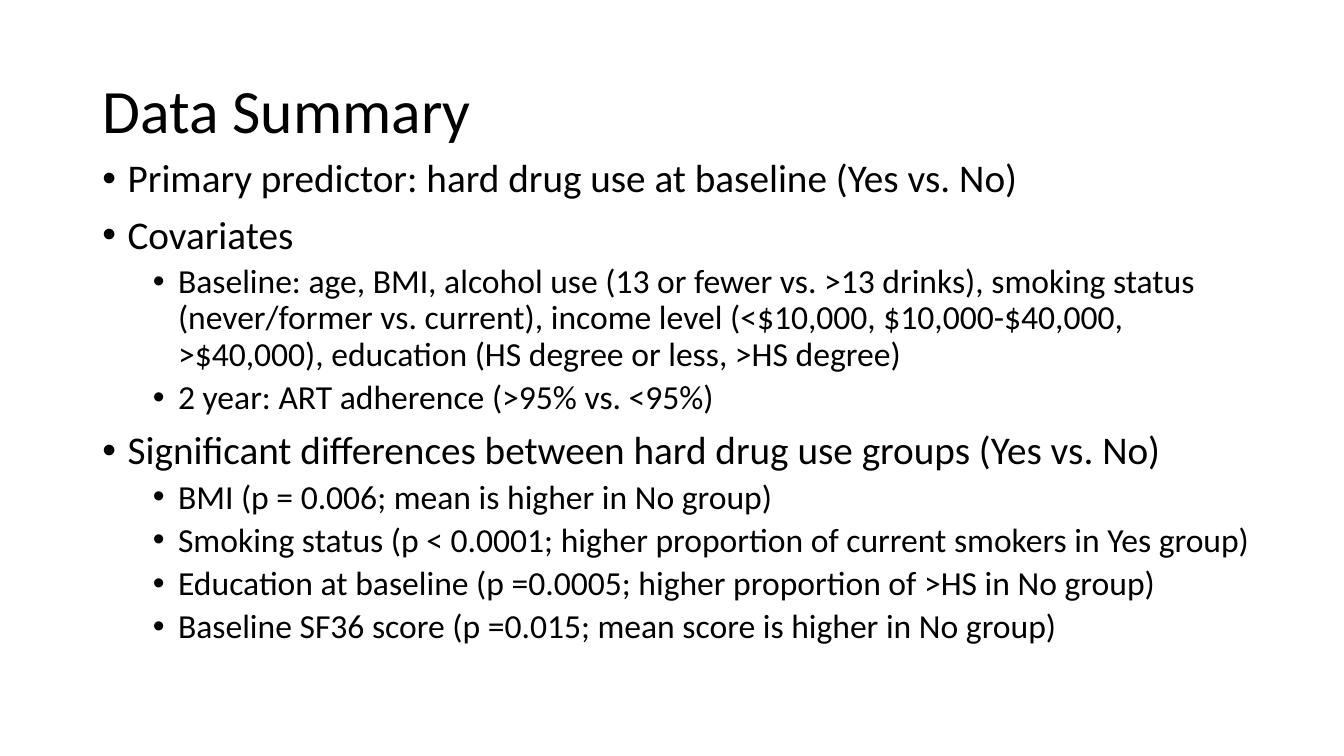
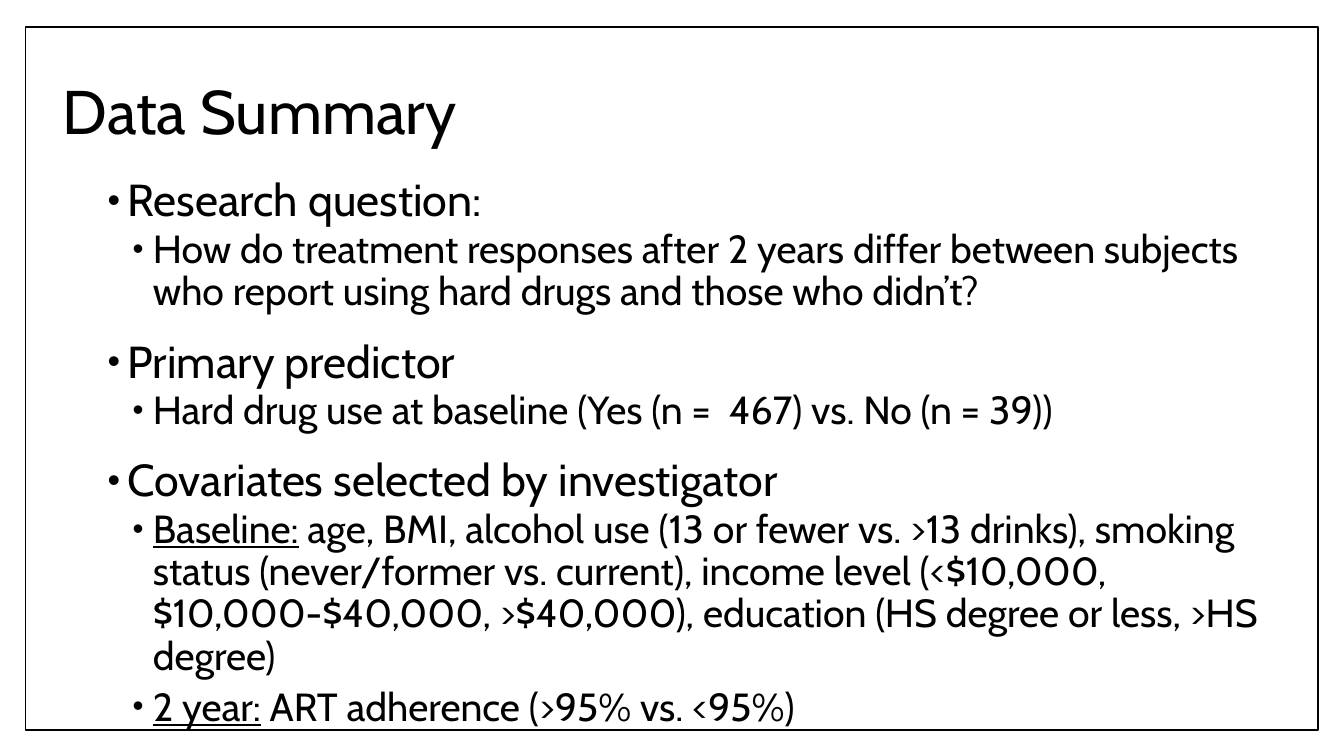
Before and after one commit to johnsra3/bios6623-johnsra3, a slide deck: slide 2 of Project1/Reports/Project 1 Interim Presentation.pptx. Drawn at 1344x756 pixels with LibreOffice and Linux fonts; fonts in the diff are those of the drawing. Boxes give left, top, right and bottom in pixels: in the first picture for what was removed or moved away, otherwise in the second. Text is boxed around its words. In the diff, an @@ line names an element or a change of style, - is before the commit and + after.

```diff
--- a/Project1/Reports/Project 1 Interim Presentation.pptx
+++ b/Project1/Reports/Project 1 Interim Presentation.pptx
@@ rectangle added at <box>25,27,1318,730</box>, fill #FFFFFF, outline #000000 1 pt @@
@@ title "Data Summary": place and size @@
-title "Data Summary" at <box>102,93,471,143</box>
+title "Data Summary" at <box>63,90,456,148</box>
@@ title "Data Summary" at <box>63,90,456,148</box>: font Calibri to Cabin @@
@@ text "Research question:": place and size @@
-text "Research question:" at <box>128,163,1249,644</box>
+text "Research question:" at <box>128,182,1258,730</box>
@@ text at <box>128,182,1238,507</box>: text changed; font Calibri to Cabin @@
-• Primary predictor: hard drug use at baseline (Yes vs. No)
-• Covariates
+• Research question:
+  • How do treatment responses after 2 years differ between subjects who report using hard drugs and those who didn’t?
+• Primary predictor
+  • Hard drug use at baseline (Yes (n = 467) vs. No (n = 39))
+• Covariates selected by investigator
@@ text at <box>128,435,1249,644</box>: paragraphs removed @@
-• Significant differences between hard drug use groups (Yes vs. No)
-  • BMI (p = 0.006; mean is higher in No group)
-  • Smoking status (p < 0.0001; higher proportion of current smokers in Yes group)
-  • Education at baseline (p =0.0005; higher proportion of >HS in No group)
-  • Baseline SF36 score (p =0.015; mean score is higher in No group)
@@ text at <box>153,513,1258,730</box>: size 24 to 28 pt, font Calibri to Cabin in "Baseline: age, BMI, alcohol use (13 or ...", "2 year: ART adherence (>95% vs. <95%)"; underline on in "Baseline:", "2 year:"; indent changed; more space between paragraphs @@
```
Also in this commit, not shown: 2 other slides changed, 1 slide added, 2 slides removed, 3 other files.
